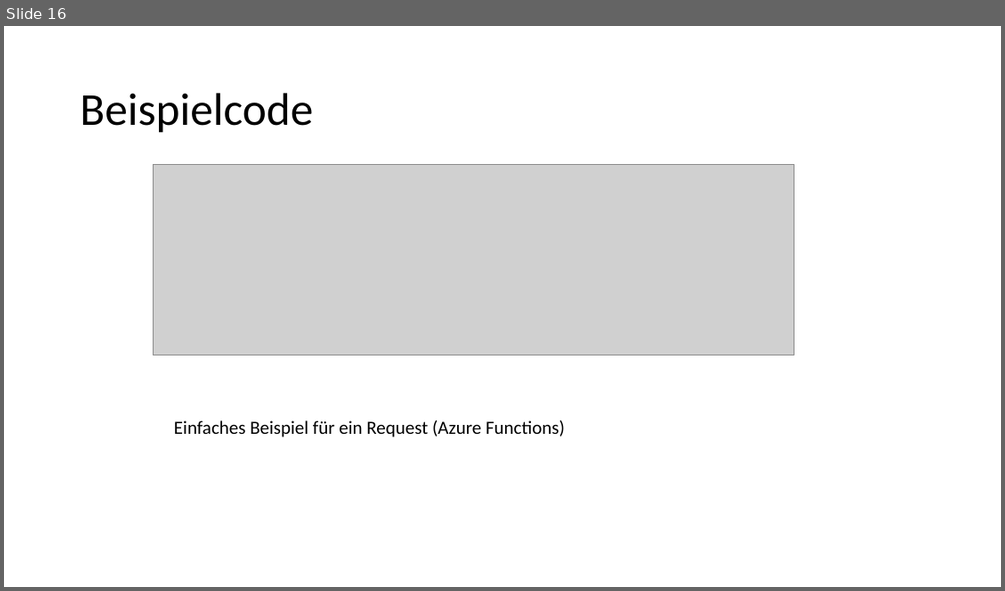
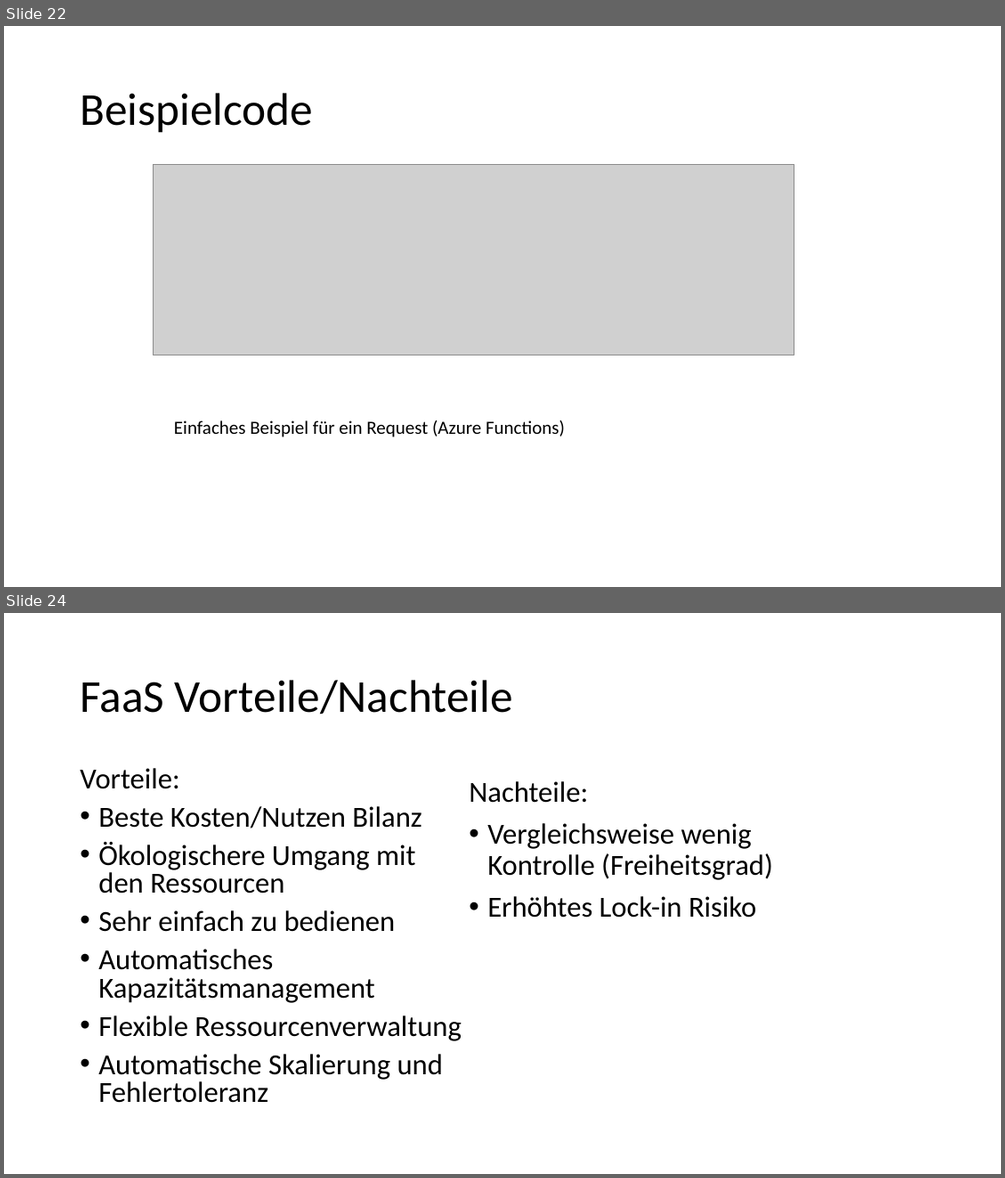
Before and after one commit to Philwi/HTWDresdenIMBeleg, a slide deck: FaaS.pptx. Shown one above the other, each under a label of ours: slide 16 before the commit, slides 22 and 24 after it; the slides between them are not shown. The pictures are 1005x591 and 1005x1178 pixels, drawn with LibreOffice and Linux fonts; fonts in the diff are those of the drawing; grey boxes stand for pictures. Boxes give left, top, right and bottom in pixels: in the first picture for what was removed or moved away, otherwise in the second. Text is boxed around its words. In the diff, an @@ line names an element or a change of style, - is before the commit and + after.

```diff
--- a/FaaS.pptx
+++ b/FaaS.pptx
@@ slide 24 added at (x1=4, y1=613, x2=1001, y2=1174), background #FFFFFF @@
@@ title added at (x1=80, y1=680, x2=513, y2=714), 44 pt, text #000000 @@
+FaaS Vorteile/Nachteile
@@ text added at (x1=80, y1=768, x2=461, y2=1103), 28 pt, text #000000 @@
+Vorteile:
+• Beste Kosten/Nutzen Bilanz
+• Ökologischere Umgang mit den Ressourcen
+• Sehr einfach zu bedienen
+• Automatisches Kapazitätsmanagement
+• Flexible Ressourcenverwaltung
+• Automatische Skalierung und Fehlertoleranz
@@ text added at (x1=469, y1=781, x2=773, y2=917), 28 pt, text #000000 @@
+Nachteile:
+• Vergleichsweise wenig Kontrolle (Freiheitsgrad)
+• Erhöhtes Lock-in Risiko
@@ what was slide 16 is now slide 22 @@
```
Also in this commit, not shown: 5 slides changed, 29 other slides added, 5 slides removed.
